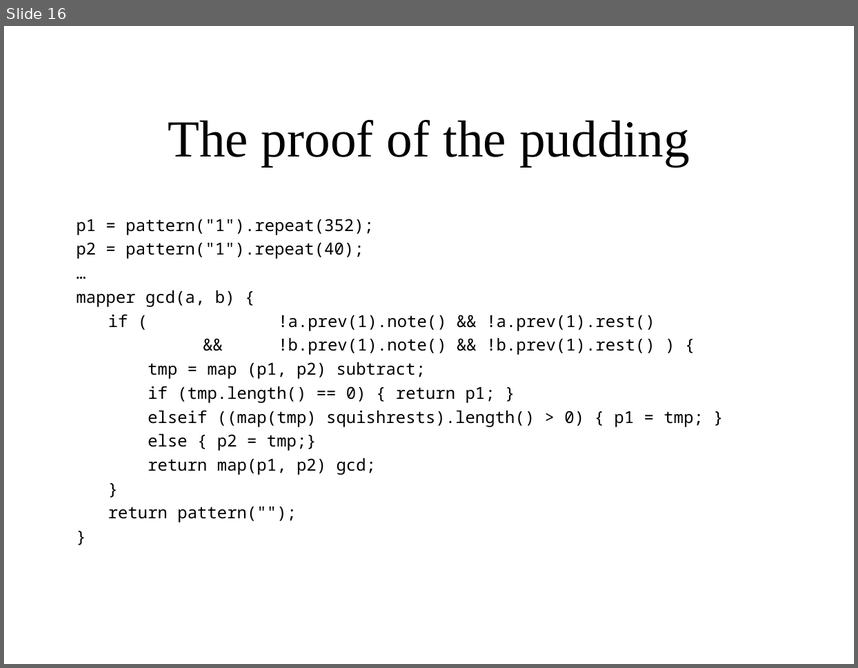
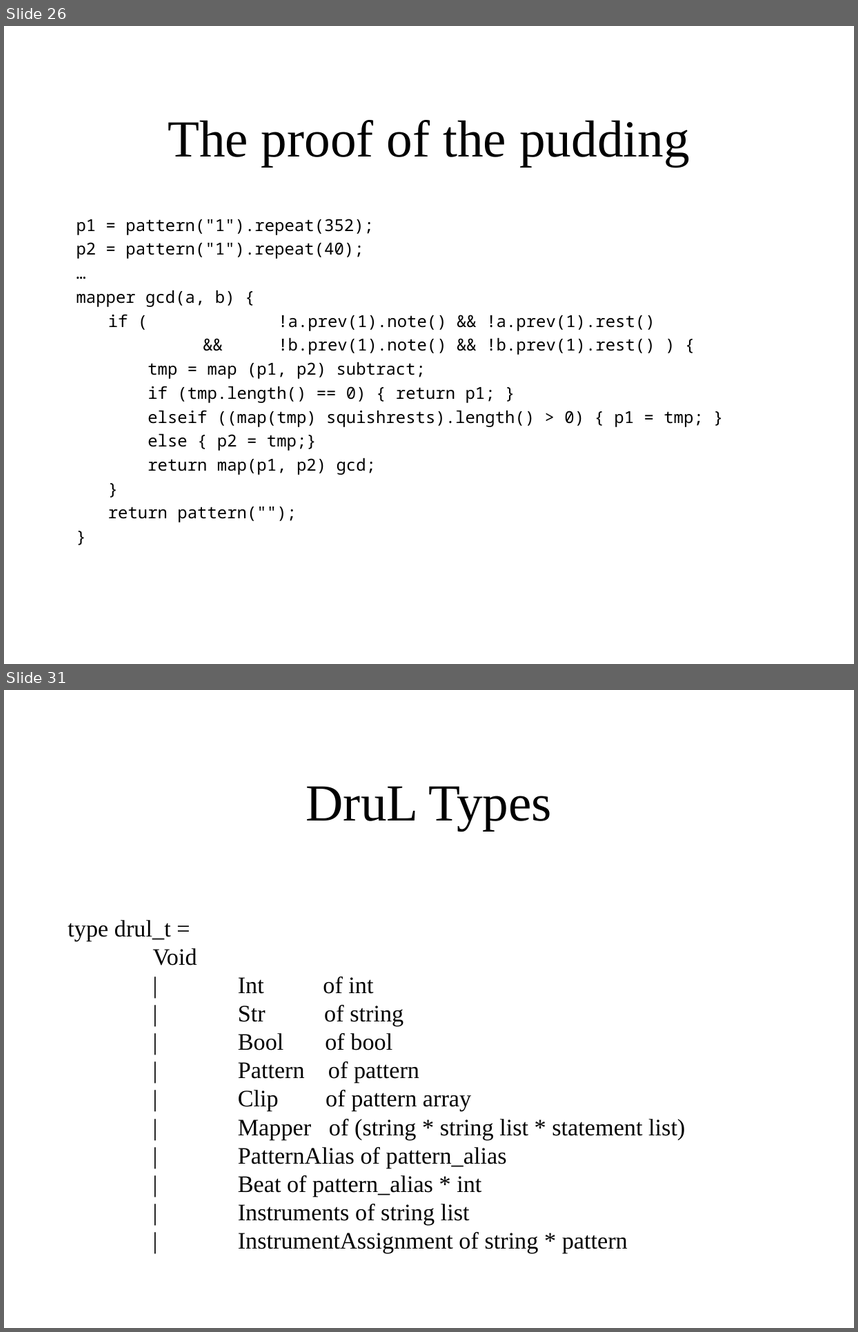
Before and after one commit to waseemilahi/drul, a slide deck: Presentation/Parts1-2.ppt. Shown one above the other, each under a label of ours: slide 16 before the commit, slides 26 and 31 after it; the slides between them are not shown. The pictures are 858x668 and 858x1332 pixels, drawn with LibreOffice and Linux fonts; fonts in the diff are those of the drawing. Boxes give left, top, right and bottom in pixels: in the first picture for what was removed or moved away, otherwise in the second. Text is boxed around its words. In the diff, an @@ line names an element or a change of style, - is before the commit and + after.

```diff
--- a/Presentation/Parts1-2.ppt
+++ b/Presentation/Parts1-2.ppt
@@ slide 31 added at bbox=[4, 690, 854, 1328], background #FFFFFF @@
@@ title added at bbox=[306, 786, 552, 830], 44 pt, text #000000 @@
+DruL Types
@@ subtitle added at bbox=[67, 920, 685, 1253], 20 pt, text #000000 @@
+type drul_t =
+Void
+| Int of int
+| Str of string
+| Bool of bool
+| Pattern of pattern
+| Clip of pattern array
+| Mapper of (string * string list * statement list)
+| PatternAlias of pattern_alias
+| Beat of pattern_alias * int
+| Instruments of string list
+| InstrumentAssignment of string * pattern
@@ what was slide 16 is now slide 26 @@
```
Also in this commit, not shown: 11 slides changed, 21 other slides added, 3 slides removed.
